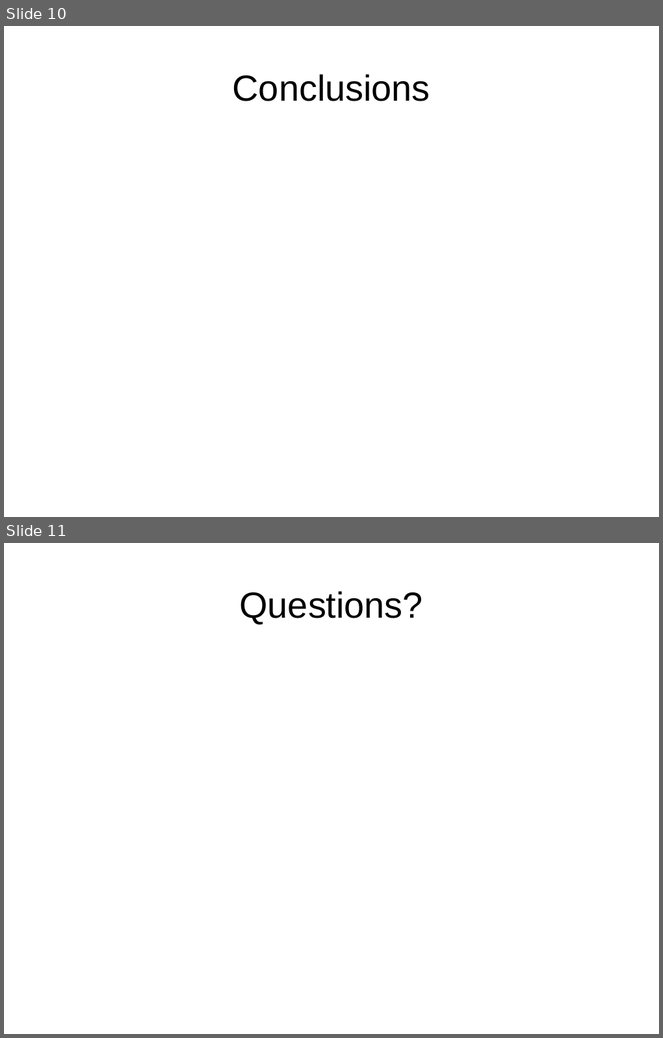
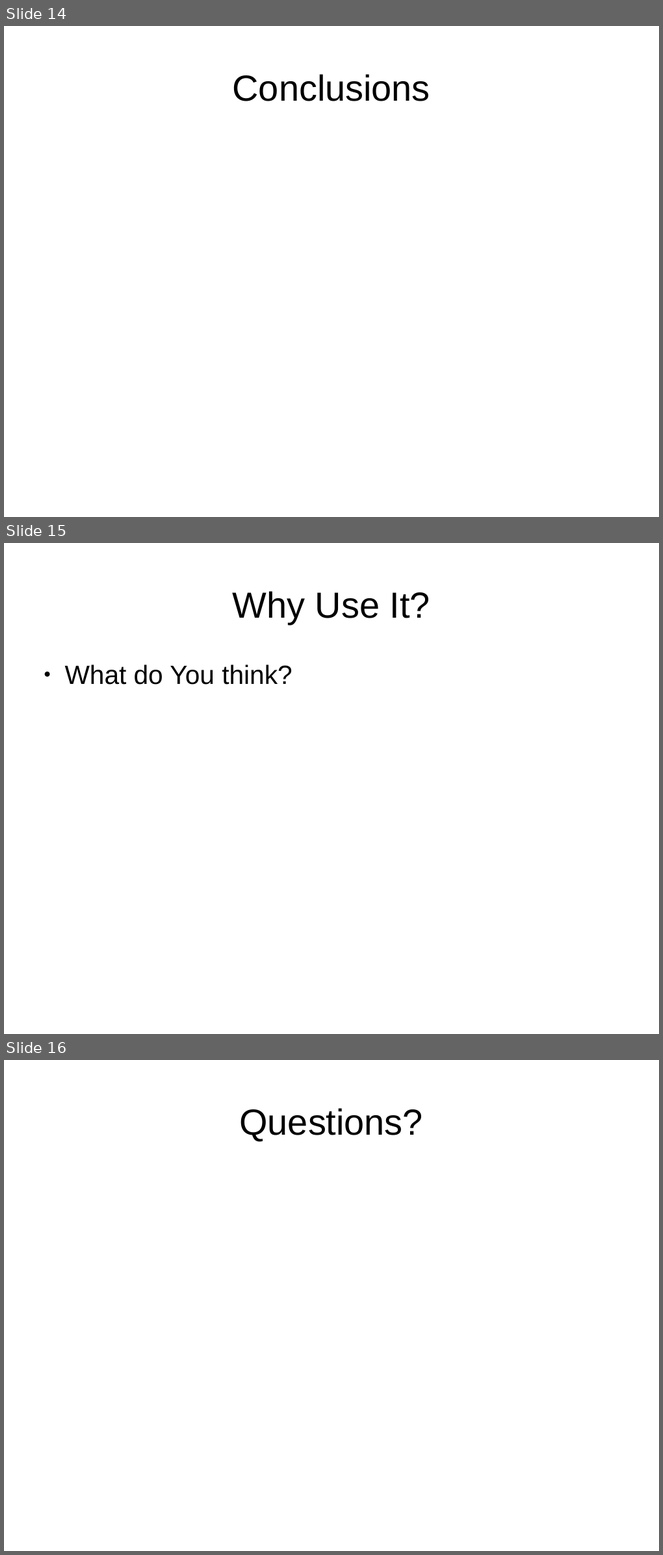
Before and after one commit to tomwhartung/jmws_accoutrements, a slide deck: presentations/2015_09-Joomla/Device_Detection-In_Protostar_and_Beez3.odp. Shown one above the other, each under a label of ours: slides 10 and 11 before the commit, slides 14, 15 and 16 after it. The pictures are 663x1038 and 663x1555 pixels, drawn with LibreOffice and Linux fonts; fonts in the diff are those of the drawing. Boxes give left, top, right and bottom in pixels: in the first picture for what was removed or moved away, otherwise in the second. Text is boxed around its words. In the diff, an @@ line names an element or a change of style, - is before the commit and + after.

```diff
--- a/presentations/2015_09-Joomla/Device_Detection-In_Protostar_and_Beez3.odp
+++ b/presentations/2015_09-Joomla/Device_Detection-In_Protostar_and_Beez3.odp
@@ slide 15 added at (4,543,659,1034), background #FFFFFF @@
@@ title added at (233,591,430,624), 44 pt, text #000000 @@
+Why Use It?
@@ text added at (65,665,292,685), 32 pt, text #000000 @@
+● What do You think?
@@ what was slide 10 is now slide 14 @@
@@ what was slide 11 is now slide 16 @@
```
Also in this commit, not shown: 2 slides changed, 4 other slides added.
